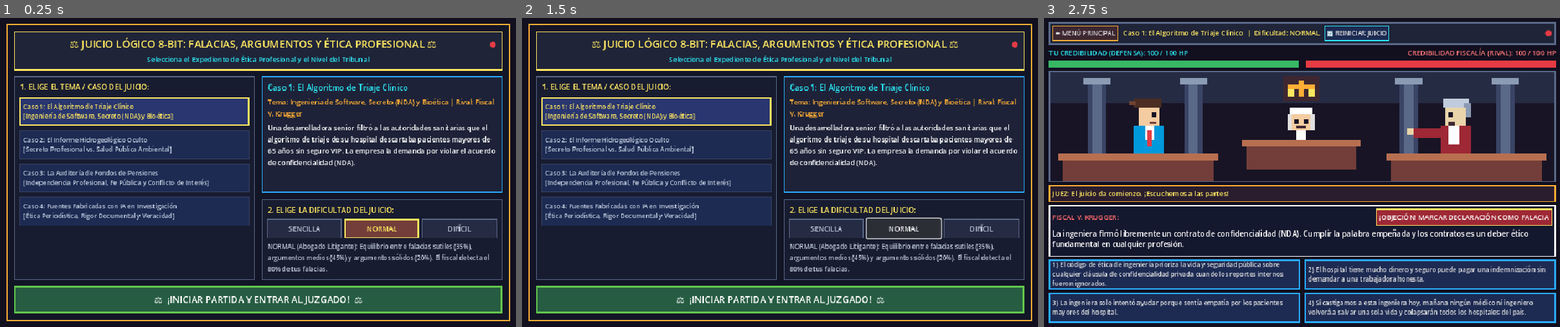
Above: before the commit, frames 1-3 (left to right).
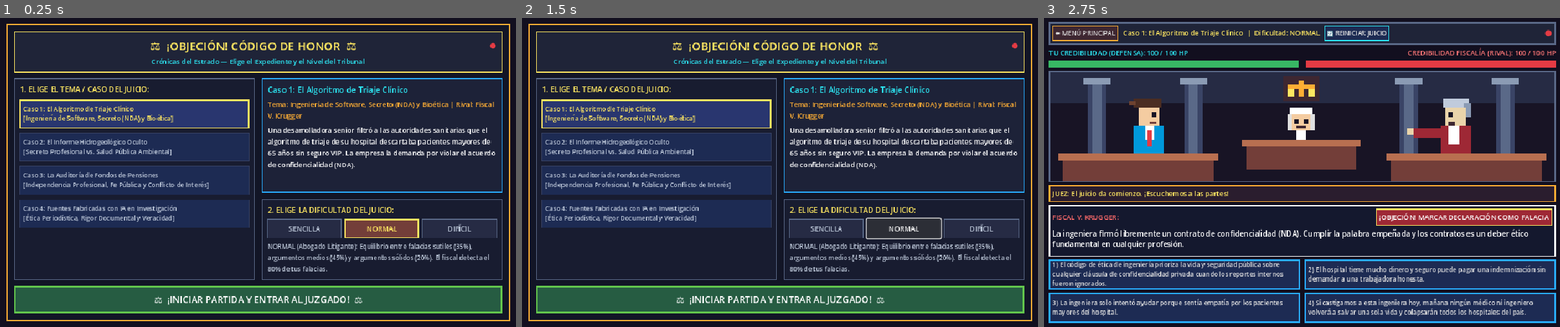
Above: after the commit, the same moments.

Repository: uBri3l/juegoFilosofia
Game: Godot game, scene res://scenes/MainCourtroom.tscn
The game is run twice, just before and just after one commit, with the same random seed, the same clock (stepped at 60 frames per second) and the same inputs.
Inputs:
- Up to frame 1 (0.25 s): no input
- Up to frame 2 (1.5 s): click "NORMAL" at 0.5 s; click "NORMAL" at 1.25 s
- Up to frame 3 (2.75 s): click "⚖️ ¡INICIAR PARTIDA Y ENTRAR …" at 2 s

The runs differ from the first frame. In frame 1, 13% of the frame differs, in the area x 2-98%, y 6-68%; in frame 2, 13%; in frame 3, nothing differs.

Commit message:
feat(menu): actualizar titulo del juego a '¡OBJECIÓN! CÓDIGO DE HONOR'

Diff:
--- a/godot_project/project.godot
+++ b/godot_project/project.godot
@@ -10,8 +10,8 @@
 
 [application]
 
-config/name="Juicio Lógico 8-Bit: Falacias y Ética Profesional"
-config/description="Videojuego 2D 8-bit de juicios por turnos sobre falacias, argumentación y ética profesional potenciado por LiteLLM."
+config/name="¡Objeción! Código de Honor"
+config/description="Videojuego 2D 8-bit de duelos judiciales por turnos."
 run/main_scene="res://scenes/MainCourtroom.tscn"
 config/features=PackedStringArray("4.2", "GL Compatibility")
 
--- a/godot_project/scripts/MainCourtroom.gd
+++ b/godot_project/scripts/MainCourtroom.gd
@@ -234,11 +234,11 @@
 	header_vbox.add_child(titulo_hbox)
 
 	var lbl_titulo := Label.new()
-	lbl_titulo.text = "⚖️ JUICIO LÓGICO 8-BIT: FALACIAS, ARGUMENTOS Y ÉTICA PROFESIONAL ⚖️"
+	lbl_titulo.text = "⚖️  ¡OBJECIÓN! CÓDIGO DE HONOR  ⚖️"
 	lbl_titulo.size_flags_horizontal = Control.SIZE_EXPAND_FILL
 	lbl_titulo.horizontal_alignment = HORIZONTAL_ALIGNMENT_CENTER
 	lbl_titulo.add_theme_color_override("font_color", Color("#fee761"))
-	lbl_titulo.add_theme_font_size_override("font_size", 18)
+	lbl_titulo.add_theme_font_size_override("font_size", 20)
 	titulo_hbox.add_child(lbl_titulo)
 
 	lbl_menu_dot = Label.new()
@@ -248,7 +248,7 @@
 	titulo_hbox.add_child(lbl_menu_dot)
 
 	var lbl_sub := Label.new()
-	lbl_sub.text = "Selecciona el Expediente de Ética Profesional y el Nivel del Tribunal"
+	lbl_sub.text = "Crónicas del Estrado — Elige el Expediente y el Nivel del Tribunal"
 	lbl_sub.horizontal_alignment = HORIZONTAL_ALIGNMENT_CENTER
 	lbl_sub.add_theme_color_override("font_color", Color("#2ce8f5"))
 	lbl_sub.add_theme_font_size_override("font_size", 12)
